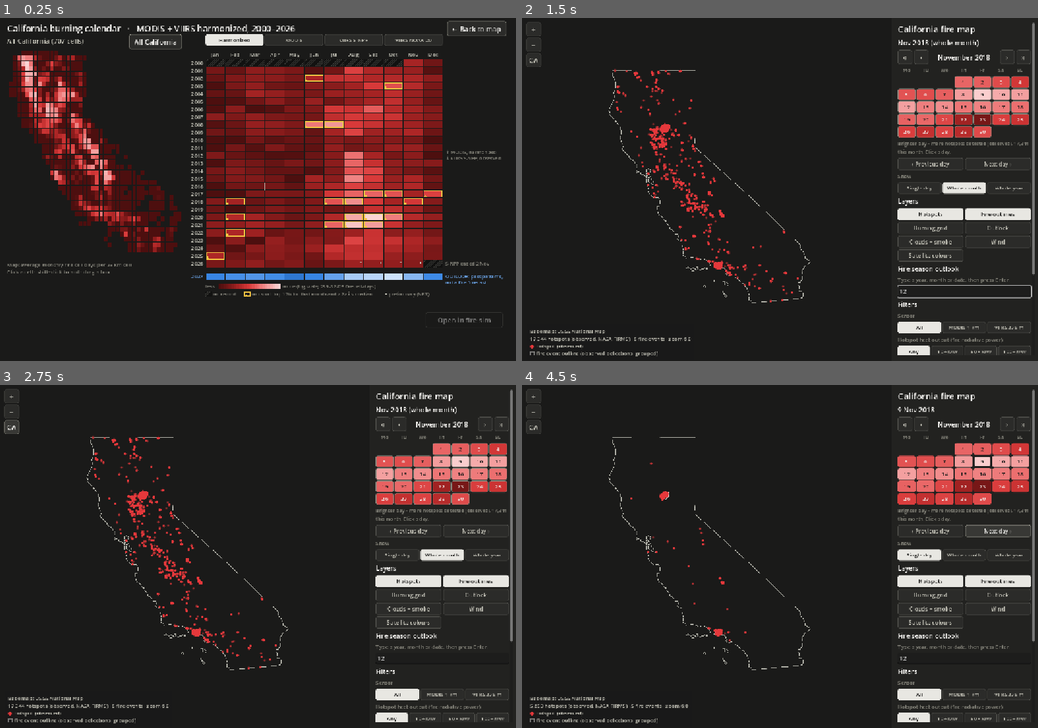
Above: before the commit, frames 1-4 (two rows, left to right).
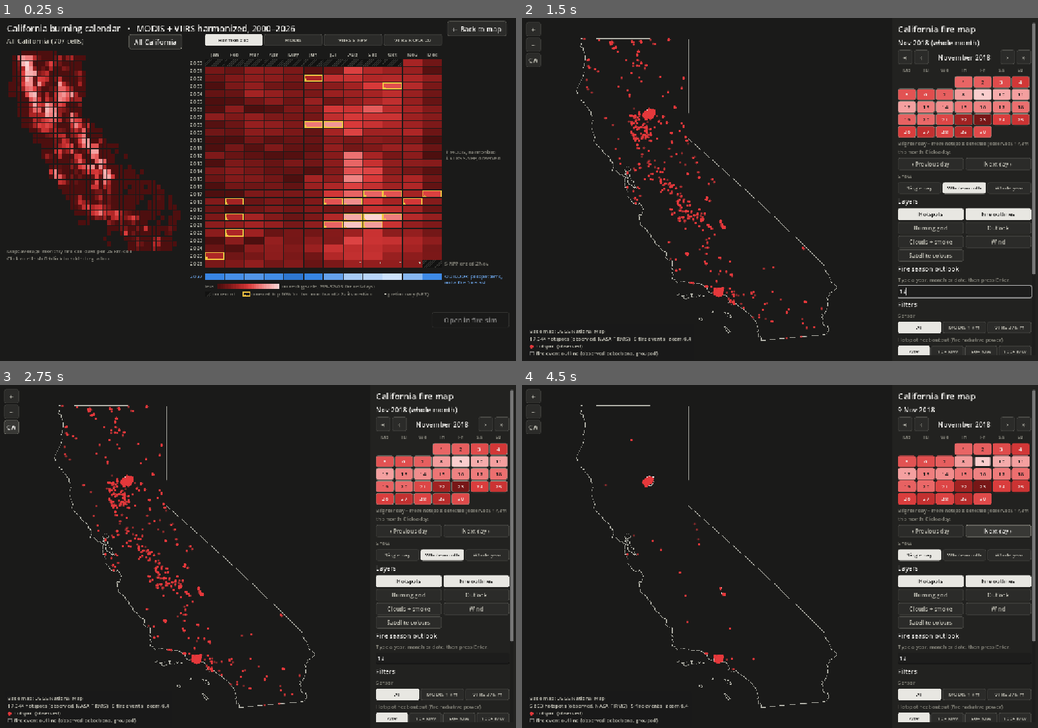
Above: after the commit, the same moments.

Repository: ashved123/Space-Pickles-Harmonization
Game: Godot game, scene res://ui/calendar_view.tscn
The game is run twice, just before and just after one commit, with the same random seed, the same clock (stepped at 60 frames per second) and the same inputs. This scene is started directly instead of the project's main scene.
Inputs (mouse positions are in pixels of both pictures, inside the frame that each line leads up to):
- Up to frame 1 (0.25 s): no input
- Up to frame 2 (1.5 s): click "← Back to map" at 0.5 s; click (965, 292) at 1.27 s; type "12" at 1.35 s
- Up to frame 3 (2.75 s): click "CA" at 2 s
- Up to frame 4 (4.5 s): click "Single day" at 2.75 s; click "Single day" at 3.5 s; click "Next day ›" at 4.25 s

The runs differ from the first frame. In frame 1, 6.8% of the frame differs, in the area x 1-99%, y 0-90%; in frame 2, 4.5%; in frame 3, 4.5%; in frame 4, 2.6%.

Commit message:
Make the screens scale to any window size, ready for the web build
The window now stretches to fill with no letterbox bars (stretch
aspect "expand", fractional scaling, HiDPI on), so the layout is always
at least the 1200 x 800 design size and grows in whichever direction
the window is bigger.

The calendar computes its layout from the window instead of fixed
pixel positions: extra width goes to the map and heatmap cells, extra
height to the heatmap rows and fire list, and it reruns on resize. The
map fits the whole state to the window on the first visit and on the CA
button, instead of a fixed zoom. The sim already refit on resize.

screenshot.gd opens a screen at a given window size and saves a PNG, to
check layouts at different resolutions.

Co-Authored-By: Claude Sonnet 5.5 <noreply@anthropic.com>

Diff:
--- a/app/project.godot
+++ b/app/project.godot
@@ -18,6 +18,9 @@
 window/size/viewport_width=1200
 window/size/viewport_height=800
 window/stretch/mode="canvas_items"
+window/stretch/aspect="expand"
+window/stretch/scale_mode="fractional"
+window/dpi/allow_hidpi=true
 
 [rendering]
 
--- /dev/null
+++ b/app/screenshot.gd
@@ -0,0 +1,49 @@
+## Opens a screen in a window of a given size and saves a screenshot, to check the layout at
+## different resolutions. Needs a real window (not --headless):
+##   godot --path app -s screenshot.gd -- <map|calendar|sim> <width> <height>
+## Example: godot --path app -s screenshot.gd -- calendar 1600 900
+## The PNG goes to user://screenshot_<screen>_<w>x<h>.png (printed at the end). The sim opens on
+## test terrain with a fire already burning. The window can't be bigger than your screen.
+extends SceneTree
+
+const SCENES := {
+	"map": "res://ui/map_view.tscn",
+	"calendar": "res://ui/calendar_view.tscn",
+	"sim": "res://main.tscn",
+}
+const WAIT_FRAMES := 360  # time for map tiles to arrive
+
+var screen := ""
+var size := Vector2i(1200, 800)
+var scene: Node
+var frames := 0
+
+
+func _initialize() -> void:
+	var args := OS.get_cmdline_user_args()
+	if args.size() < 3 or not SCENES.has(args[0]):
+		print("usage: -s screenshot.gd -- <map|calendar|sim> <width> <height>")
+		quit(1)
+		return
+	screen = args[0]
+	size = Vector2i(int(args[1]), int(args[2]))
+	DisplayServer.window_set_size(size)
+	scene = load(SCENES[screen]).instantiate()
+	root.add_child(scene)
+
+
+func _process(_delta: float) -> bool:
+	frames += 1
+	if frames == 8:
+		if screen == "calendar":
+			scene.select_month(2018, 11)
+		elif screen == "sim":
+			scene.sim.ignite(100, 100)
+			for i in 150:
+				scene.step_once()
+	if frames == WAIT_FRAMES:
+		var path := "user://screenshot_%s_%dx%d.png" % [screen, size.x, size.y]
+		root.get_texture().get_image().save_png(path)
+		print("window %s, layout size %s, saved %s" % [DisplayServer.window_get_size(), root.get_visible_rect().size, ProjectSettings.globalize_path(path)])
+		return true
+	return false
--- a/app/ui/calendar_view.gd
+++ b/app/ui/calendar_view.gd
@@ -28,17 +28,27 @@
 const MONTHS := ["Jan", "Feb", "Mar", "Apr", "May", "Jun", "Jul", "Aug", "Sep", "Oct", "Nov", "Dec"]
 
 # Map geometry (equirectangular, x scaled by cos 37.5°).
-const MAP_RECT := Rect2(16, 76, 410, 500)
 const LAT_TOP := 42.25
 const LAT_BOTTOM := 32.5
 const LON_LEFT := -124.6
 const LON_RIGHT := -113.9
-# Heatmap geometry.
-const HEAT_X := 478.0
+# Layout. The project stretches to the window with the 1200 x 800 design size as the minimum
+# (stretch aspect "expand"), so the screen is always at least that big; layout() gives the
+# extra width and height to the map, the heatmap cells and the fire list.
+const DESIGN_SIZE := Vector2(1200, 800)
 const HEAT_Y := 96.0
-const CELL_W := 46.0
-const CELL_H := 18.0
 const OUTLOOK_GAP := 12.0
+const LABEL_W := 172.0        # room right of the heatmap for the side notes
+const MAX_CELL_W := 90.0
+const MAX_CELL_H := 34.0
+const SIDE_BUTTON_W := 180.0  # "Open in fire sim"
+const MAP_ASPECT := 0.8706    # width / height of the drawn map: 10.7° lon x cos 37.5° over 9.75° lat
+# Set by layout():
+var map_rect := Rect2(16, 76, 410, 500)
+var heat_x := 478.0
+var cell_w := 46.0
+var cell_h := 18.0
+var heat_font := 12
 
 var data: CalendarData = CalendarData.new()
 var selection := PackedInt32Array()
@@ -53,6 +63,7 @@
 var wanted_view := 0     # view picked by the user; shown once its counts are ready
 var counting_year := 0   # next hotspot year to count for the satellite views, 0 = not started
 var view_buttons: Array = []
+var view_row := VBoxContainer.new()
 var sel_year := 0
 var sel_month := 0
 var hover_text := ""
@@ -79,6 +90,7 @@
 		return
 	_compute_cell_means()
 	_build_controls()
+	layout()
 	if AppState.selection.is_empty():
 		set_selection(data.all_cells())
 	else:
@@ -107,36 +119,63 @@
 	all_button.pressed.connect(func(): set_selection(data.all_cells()))
 	add_child(all_button)
 	map_button.text = "← Back to map"
-	map_button.position = Vector2(1040, 8)
 	map_button.pressed.connect(back_to_map)
 	add_child(map_button)
 
-	var view_row := VBoxContainer.new()
-	view_row.position = Vector2(HEAT_X, 38)
-	view_row.size = Vector2(12 * CELL_W, 30)
+	view_row.size.y = 30
 	add_child(view_row)
 	view_buttons = UI.segmented(view_row, VIEWS, view, set_view)
 
-	info.position = Vector2(16, 612)
-	info.size = Vector2(440, 180)
 	info.autowrap_mode = TextServer.AUTOWRAP_WORD_SMART
 	info.add_theme_color_override("font_color", INK_2)
 	add_child(info)
 
-	fire_title.position = Vector2(HEAT_X, 660)
 	fire_title.add_theme_color_override("font_color", INK)
 	add_child(fire_title)
-	fire_list.position = Vector2(HEAT_X, 686)
-	fire_list.size = Vector2(500, 104)
 	fire_list.item_selected.connect(func(_i): sim_button.disabled = false)
 	fire_list.item_activated.connect(func(_i): open_sim())
 	add_child(fire_list)
 	sim_button.text = "Open in fire sim"
-	sim_button.position = Vector2(HEAT_X + 512, 686)
-	sim_button.size = Vector2(180, 36)
 	sim_button.disabled = true
 	sim_button.pressed.connect(open_sim)
 	add_child(sim_button)
+
+
+## Sizes and places everything for the current window: the design layout at 1200 x 800, with
+## any extra width or height going to the map, the heatmap cells and the fire list.
+func layout() -> void:
+	var vs := get_viewport_rect().size
+	vs = vs.max(DESIGN_SIZE)
+	var rows := data.OUTLOOK_YEAR - data.FIRST_YEAR + 1  # one row per year, plus the outlook row
+	# Map: as big as the left third and the height allow, at the map's own aspect.
+	var avail := Vector2(vs.x * 0.34, vs.y - 300.0)
+	var h := minf(avail.y, avail.x / MAP_ASPECT)
+	map_rect = Rect2(16, 76, h * MAP_ASPECT, h)
+	heat_x = map_rect.end.x + 52.0
+	cell_w = clampf((vs.x - heat_x - LABEL_W) / 12.0, 30.0, MAX_CELL_W)
+	# Rows take 70% of any extra height; the fire list gets the rest.
+	var spare := maxf(vs.y - DESIGN_SIZE.y, 0.0)
+	cell_h = clampf((vs.y - 296.0 - spare * 0.3) / rows, 12.0, MAX_CELL_H)
+	heat_font = clampi(roundi(cell_h * 0.67), 11, 16)
+	var list_y := HEAT_Y + rows * cell_h + OUTLOOK_GAP + 18.0 + 30.0 + 26.0
+	title.position = Vector2(16, 10)
+	area_label.position = Vector2(16, 42)
+	map_button.position = Vector2(vs.x - 160.0, 8)
+	view_row.position = Vector2(heat_x, 38)
+	view_row.size.x = 12.0 * cell_w
+	info.position = Vector2(16, map_rect.end.y + 36.0)
+	info.size = Vector2(maxf(heat_x - 52.0 - 16.0, 300.0), maxf(vs.y - info.position.y - 10.0, 60.0))
+	fire_title.position = Vector2(heat_x, list_y - 26.0)
+	fire_list.position = Vector2(heat_x, list_y)
+	fire_list.size = Vector2(maxf(vs.x - heat_x - 16.0 - SIDE_BUTTON_W - 12.0, 300.0), maxf(vs.y - list_y - 10.0, 60.0))
+	sim_button.position = Vector2(fire_list.position.x + fire_list.size.x + 12.0, list_y)
+	sim_button.size = Vector2(SIDE_BUTTON_W, 36)
+	queue_redraw()
+
+
+func _notification(what: int) -> void:
+	if what == NOTIFICATION_RESIZED and is_inside_tree() and font != null and not grid.is_empty():
+		layout()
 
 
 func _button_style(bg: Color, border: Color) -> StyleBoxFlat:
@@ -288,7 +327,7 @@
 		queue_redraw()
 	elif event is InputEventMouseButton and event.button_index == MOUSE_BUTTON_LEFT:
 		if event.pressed:
-			if MAP_RECT.has_point(event.position):
+			if map_rect.has_point(event.position):
 				drag_from = event.position
 				drag_to = event.position
 			else:
@@ -329,33 +368,33 @@
 
 func _map_scale() -> float:
 	var w := (LON_RIGHT - LON_LEFT) * cos(deg_to_rad(37.5))
-	return minf(MAP_RECT.size.x / w, MAP_RECT.size.y / (LAT_TOP - LAT_BOTTOM))
+	return minf(map_rect.size.x / w, map_rect.size.y / (LAT_TOP - LAT_BOTTOM))
 
 
 func _to_screen(lat: float, lon: float) -> Vector2:
 	var s := _map_scale()
-	return MAP_RECT.position + Vector2((lon - LON_LEFT) * cos(deg_to_rad(37.5)) * s, (LAT_TOP - lat) * s)
+	return map_rect.position + Vector2((lon - LON_LEFT) * cos(deg_to_rad(37.5)) * s, (LAT_TOP - lat) * s)
 
 
 func _to_latlon(p: Vector2) -> Vector2:
 	var s := _map_scale()
-	var q := p - MAP_RECT.position
+	var q := p - map_rect.position
 	return Vector2(LAT_TOP - q.y / s, LON_LEFT + q.x / (cos(deg_to_rad(37.5)) * s))
 
 
 func _row_y(year: int) -> float:
-	var y := HEAT_Y + (year - data.FIRST_YEAR) * CELL_H
+	var y := HEAT_Y + (year - data.FIRST_YEAR) * cell_h
 	return y + OUTLOOK_GAP if year > data.last_year else y
 
 
 ## (year, month) under the mouse in the heatmap, or (0, 0).
 func _heat_cell_at(p: Vector2) -> Vector2i:
-	var m := int(floor((p.x - HEAT_X) / CELL_W)) + 1
+	var m := int(floor((p.x - heat_x) / cell_w)) + 1
 	if m < 1 or m > 12:
 		return Vector2i.ZERO
 	for y in range(data.FIRST_YEAR, data.OUTLOOK_YEAR + 1):
 		var top := _row_y(y)
-		if p.y >= top and p.y < top + CELL_H:
+		if p.y >= top and p.y < top + cell_h:
 			return Vector2i(y, m)
 	return Vector2i.ZERO
 
@@ -417,22 +456,22 @@
 		draw_rect(Rect2(drag_from, drag_to - drag_from).abs(), SELECT, false, 1.0)
 	var caption := "Map: %s" % ("%s %d, %s per 25 km cell" % [MONTHS[sel_month - 1], sel_year, unit_text()]
 		if month_mode else "average monthly %s per 25 km cell" % unit_text())
-	draw_string(font, Vector2(MAP_RECT.position.x, MAP_RECT.end.y + 4), caption,
+	draw_string(font, Vector2(map_rect.position.x, map_rect.end.y + 4), caption,
 		HORIZONTAL_ALIGNMENT_LEFT, -1, 12, INK_3)
-	draw_string(font, Vector2(MAP_RECT.position.x, MAP_RECT.end.y + 20), "Click a cell · shift+click to add · drag a box",
+	draw_string(font, Vector2(map_rect.position.x, map_rect.end.y + 20), "Click a cell · shift+click to add · drag a box",
 		HORIZONTAL_ALIGNMENT_LEFT, -1, 12, INK_3)
 
 
 func _draw_heatmap() -> void:
 	for m in 12:
-		draw_string(font, Vector2(HEAT_X + m * CELL_W, HEAT_Y - 6), MONTHS[m], HORIZONTAL_ALIGNMENT_CENTER,
-			CELL_W, 12, INK_2)
+		draw_string(font, Vector2(heat_x + m * cell_w, HEAT_Y - 6), MONTHS[m], HORIZONTAL_ALIGNMENT_CENTER,
+			cell_w, heat_font, INK_2)
 	for y in range(data.FIRST_YEAR, data.last_year + 1):
 		var top := _row_y(y)
-		draw_string(font, Vector2(HEAT_X - 46, top + 13), str(y), HORIZONTAL_ALIGNMENT_RIGHT, 40, 12, INK_2)
+		draw_string(font, Vector2(heat_x - 46, top + _text_dy()), str(y), HORIZONTAL_ALIGNMENT_RIGHT, 40, heat_font, INK_2)
 		for m in 12:
 			var v: float = grid[y - data.FIRST_YEAR][m]
-			var r := Rect2(HEAT_X + m * CELL_W + 1, top + 1, CELL_W - 2, CELL_H - 2)
+			var r := Rect2(heat_x + m * cell_w + 1, top + 1, cell_w - 2, cell_h - 2)
 			draw_rect(r, heat_color(v, heat_max, heat_min))
 			if is_nan(v):
 				_hatch(r)
@@ -445,46 +484,46 @@
 				_triangle(r.position + Vector2(4, r.size.y - 4))
 	# Sensor change markers (the harmonized series switches source in 2012).
 	if view == 0:
-		var y2012 := _row_y(2012) + CELL_H / 18.0  # Feb 2012 sits in the 2012 row
-		draw_line(Vector2(HEAT_X - 50, _row_y(2012)), Vector2(HEAT_X + 12 * CELL_W, _row_y(2012)), INK_3, 1.0)
-		draw_string(font, Vector2(HEAT_X + 12 * CELL_W + 6, y2012 + 4), "↑ MODIS, harmonized",
+		var y2012 := _row_y(2012) + cell_h / 18.0  # Feb 2012 sits in the 2012 row (a fraction of the row)
+		draw_line(Vector2(heat_x - 50, _row_y(2012)), Vector2(heat_x + 12 * cell_w, _row_y(2012)), INK_3, 1.0)
+		draw_string(font, Vector2(heat_x + 12 * cell_w + 6, y2012 + 4), "↑ MODIS, harmonized",
 			HORIZONTAL_ALIGNMENT_LEFT, -1, 11, INK_3)
-		draw_string(font, Vector2(HEAT_X + 12 * CELL_W + 6, y2012 + 18), "↓ VIIRS S-NPP, observed",
+		draw_string(font, Vector2(heat_x + 12 * cell_w + 6, y2012 + 18), "↓ VIIRS S-NPP, observed",
 			HORIZONTAL_ALIGNMENT_LEFT, -1, 11, INK_3)
 	else:
-		draw_string(font, Vector2(HEAT_X + 12 * CELL_W + 6, _row_y(data.FIRST_YEAR) + 13), "raw counts: don't compare",
+		draw_string(font, Vector2(heat_x + 12 * cell_w + 6, _row_y(data.FIRST_YEAR) + _text_dy()), "raw counts: don't compare",
 			HORIZONTAL_ALIGNMENT_LEFT, -1, 11, INK_3)
-		draw_string(font, Vector2(HEAT_X + 12 * CELL_W + 6, _row_y(data.FIRST_YEAR) + 27), "between satellites",
+		draw_string(font, Vector2(heat_x + 12 * cell_w + 6, _row_y(data.FIRST_YEAR) + _text_dy() + 14), "between satellites",
 			HORIZONTAL_ALIGNMENT_LEFT, -1, 11, INK_3)
 	if view == 0 or view == 2:
 		var y26 := _row_y(data.last_year)
-		draw_string(font, Vector2(HEAT_X + 12 * CELL_W + 6, y26 + 13), "S-NPP ended 2 Nov",
+		draw_string(font, Vector2(heat_x + 12 * cell_w + 6, y26 + _text_dy()), "S-NPP ended 2 Nov",
 			HORIZONTAL_ALIGNMENT_LEFT, -1, 11, INK_3)
 	# Outlook row.
 	var oy := _row_y(data.OUTLOOK_YEAR)
-	draw_string(font, Vector2(HEAT_X - 70, oy + 13), "%d" % data.OUTLOOK_YEAR, HORIZONTAL_ALIGNMENT_RIGHT, 64, 12, BLUES[4])
+	draw_string(font, Vector2(heat_x - 70, oy + _text_dy()), "%d" % data.OUTLOOK_YEAR, HORIZONTAL_ALIGNMENT_RIGHT, 64, heat_font, BLUES[4])
 	var omax := 0.001
 	for v in outlook:
 		omax = maxf(omax, v)
 	for m in 12:
-		var r := Rect2(HEAT_X + m * CELL_W + 1, oy + 1, CELL_W - 2, CELL_H - 2)
+		var r := Rect2(heat_x + m * cell_w + 1, oy + 1, cell_w - 2, cell_h - 2)
 		draw_rect(r, ramp(BLUES, outlook[m] / omax))
-	draw_string(font, Vector2(HEAT_X + 12 * CELL_W + 6, oy + 13), "OUTLOOK: past patterns,",
+	draw_string(font, Vector2(heat_x + 12 * cell_w + 6, oy + _text_dy()), "OUTLOOK: past patterns,",
 		HORIZONTAL_ALIGNMENT_LEFT, -1, 11, BLUES[4])
-	draw_string(font, Vector2(HEAT_X + 12 * CELL_W + 6, oy + 27), "not a fire forecast",
+	draw_string(font, Vector2(heat_x + 12 * cell_w + 6, oy + _text_dy() + 14), "not a fire forecast",
 		HORIZONTAL_ALIGNMENT_LEFT, -1, 11, BLUES[4])
 	# Selected month.
 	if sel_year > 0:
-		draw_rect(Rect2(HEAT_X + (sel_month - 1) * CELL_W, _row_y(sel_year), CELL_W, CELL_H), SELECT, false, 2.0)
+		draw_rect(Rect2(heat_x + (sel_month - 1) * cell_w, _row_y(sel_year), cell_w, cell_h), SELECT, false, 2.0)
 	# Hover.
 	var h := _heat_cell_at(get_local_mouse_position())
 	if h.x > 0:
-		draw_rect(Rect2(HEAT_X + (h.y - 1) * CELL_W, _row_y(h.x), CELL_W, CELL_H), INK_2, false, 1.0)
+		draw_rect(Rect2(heat_x + (h.y - 1) * cell_w, _row_y(h.x), cell_w, cell_h), INK_2, false, 1.0)
 
 
 func _draw_legend() -> void:
-	var x := HEAT_X
-	var y := _row_y(data.OUTLOOK_YEAR) + CELL_H + 18
+	var x := heat_x
+	var y := _row_y(data.OUTLOOK_YEAR) + cell_h + 18
 	draw_string(font, Vector2(x, y), "less", HORIZONTAL_ALIGNMENT_LEFT, -1, 11, INK_3)
 	for i in 24:
 		draw_rect(Rect2(x + 30 + i * 6, y - 9, 6, 10), ramp(REDS, i / 23.0))
@@ -502,6 +541,11 @@
 	draw_string(font, Vector2(x + 426, y), "preliminary (NRT)", HORIZONTAL_ALIGNMENT_LEFT, -1, 11, INK_3)
 
 
+## Baseline offset that centres text in a heatmap row (13 px in a 18 px row at 12 pt).
+func _text_dy() -> float:
+	return cell_h * 0.5 + heat_font * 0.34
+
+
 func _hatch(r: Rect2) -> void:
 	var step := 5.0
 	var t := 0.0
@@ -519,7 +563,7 @@
 # ---------- hover text ----------
 
 func _describe(p: Vector2) -> String:
-	if MAP_RECT.has_point(p):
+	if map_rect.has_point(p):
 		var ll := _to_latlon(p)
 		var c: int = data.cell_at(ll.x, ll.y)
 		if c < 0:
--- a/app/ui/map_view.gd
+++ b/app/ui/map_view.gd
@@ -116,6 +116,7 @@
 var shown_fires: Array = []
 var selected_fire := {}
 var selected_info := ""
+var _built := false          # _ready has built the view
 var picked_hotspot := -1   # index into hs of the clicked hotspot, -1 = none
 var outlook_month := -1    # month the outlook layer shows (0 = each cell's peak); -1 = follow the map's month
 var outlook_toggle: Button
@@ -156,6 +157,8 @@
 	_restore_state()
 
 	_load_region()
+	if AppState.map_state.is_empty():
+		_fit_state()  # first visit: show the whole state, sized for this window
 	base_tiles.setup(BASES[base_choice][1], BASES[base_choice][2])
 	sat_tiles.setup(GIBS_DAILY, 9)
 	# Keep the whole state in memory at low zoom, so zooming always has something to show.
@@ -190,6 +193,7 @@
 	add_child(_wind_timer)
 	_build_panel()
 	_build_overlay()
+	_built = true
 	_refresh_data()
 	_apply_view()
 
@@ -787,9 +791,21 @@
 
 
 func _show_state() -> void:
-	zoom = 6.0
-	center = Mercator.to_world(37.3, -119.4)
+	_fit_state()
 	_apply_view()
+
+
+## Zoom and centre that fit the whole state in the map area (left of the panel), with a margin.
+## Uses the window's current size, so it is sharper on big windows than a fixed zoom would be.
+func _fit_state() -> void:
+	if not region_bbox.has_area():
+		zoom = 6.0
+		center = Mercator.to_world(37.3, -119.4)
+		return
+	var area := get_viewport_rect().size - Vector2(PANEL_W, 0.0)
+	var px_per_world := minf(area.x / region_bbox.size.x, area.y / region_bbox.size.y) * 0.88
+	zoom = clampf(Mercator.ZREF + log(px_per_world) / log(2.0), MIN_ZOOM, MAX_ZOOM)
+	center = region_bbox.get_center()
 
 
 func _zoom_at(screen_pos: Vector2, new_zoom: float) -> void:
@@ -839,7 +855,8 @@
 
 
 func _notification(what: int) -> void:
-	if what == NOTIFICATION_RESIZED and is_inside_tree():
+	# Before _ready the view isn't built yet (and saving it would count as a first visit).
+	if what == NOTIFICATION_RESIZED and is_inside_tree() and _built:
 		_apply_view()
 
 
Not shown, changed: CLAUDE.md
